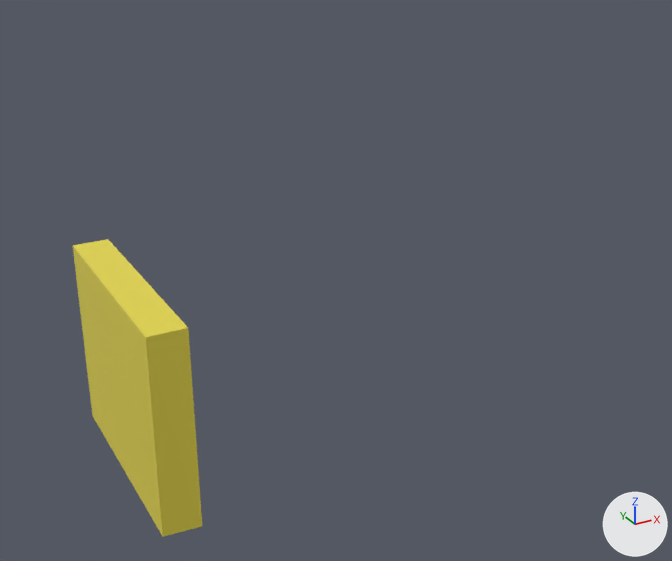
Before and after pictures for a commit that changed the Blender file 3D Files/Standalone/StandAloneModel.blend.
Before and after are seen from a 50 mm camera at (-57.0, -215.0, 150.0) aimed at (72.0, 20.0, 33.0). Every picture has the same lights, and +X, +Y and +Z are marked at lower right.

Objects in the first picture: 'AnalogMeter'.
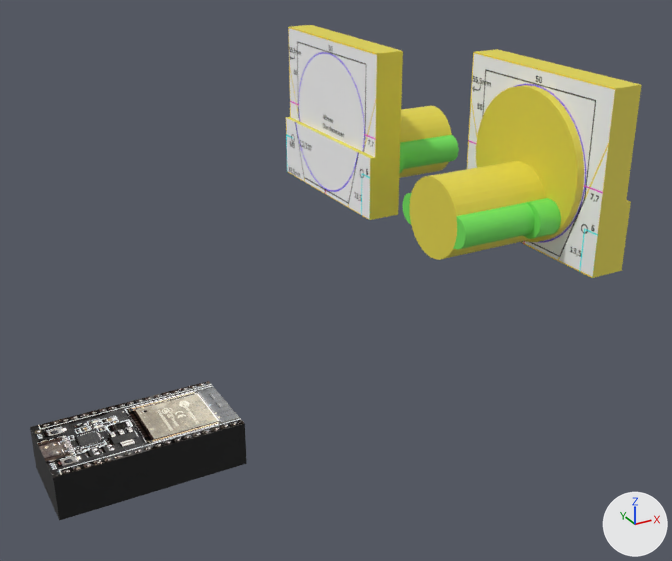
Boxes (x1, y1, x2, y2) around the edits, measured in the pictures (672 x 561 px):
'AnalogMeter', reshaped, moved, rescaled (85% wider, 23% shorter)
    before: (73, 239, 202, 537)
    after: (402, 49, 642, 278)
'AnalogMeter2', added
    after: (286, 25, 459, 220)
    faces in mat_analogmaße_fr_001 (picture img_single_analogmeter_png_001): (286, 27, 377, 220)
    faces in mat_analognormal_002 (yellow #e7d84a): (286, 25, 452, 220)
    faces in mat_analog_001 (green #75e75e): (399, 135, 459, 174)
'ESP32', added
    after: (30, 381, 247, 521)
    faces in mat_top: (30, 381, 244, 478)
    faces in mat_espbase (black #0d0d0d): (30, 423, 247, 521)

The change, as a diff of the scene's bpy script:
```diff
--- a/3D Files/Standalone/StandAloneModel.blend.py
+++ b/3D Files/Standalone/StandAloneModel.blend.py
@@ mat_bot @@
+mat_bot = bpy.data.materials.new('Bot')
+mat_bot.use_nodes = True; mat_bot.node_tree.nodes.clear()
+_N = mat_bot.node_tree.nodes; _L = mat_bot.node_tree.links
+n0 = _N.new('ShaderNodeOutputMaterial'); n0.name = 'Material Output'
+n1 = _N.new('ShaderNodeBackground'); n1.name = 'Background'
+n2 = _N.new('ShaderNodeTexImage'); n2.name = 'Image Texture'
+n2.image = img_esp1_jpg
+_L.new(n1.outputs[0], n0.inputs[0])  # 'Background' to 'Surface'
+_L.new(n2.outputs[0], n1.inputs[0])  # 'Color' to 'Color'
@@ mat_top @@
+mat_top = bpy.data.materials.new('Top')
+mat_top.use_nodes = True; mat_top.node_tree.nodes.clear()
+_N = mat_top.node_tree.nodes; _L = mat_top.node_tree.links
+n0 = _N.new('ShaderNodeOutputMaterial'); n0.name = 'Material Output'
+n1 = _N.new('ShaderNodeBackground'); n1.name = 'Background'
+n2 = _N.new('ShaderNodeTexImage'); n2.name = 'Image Texture'
+n2.image = img_esp2_jpg
+_L.new(n1.outputs[0], n0.inputs[0])  # 'Background' to 'Surface'
+_L.new(n2.outputs[0], n1.inputs[0])  # 'Color' to 'Color'
@@ me_cube_001 @@
 # used by ob_analogmeter; location = (0.0, -0.1, 27.9); scale = (5.0, 31.8, 27.8)
-me_cube_001.from_pydata(...)  # 8 vertices, 6 faces; spans x -1.0..1.01, y -1.03..1.0, z -1.0..1.0
+me_cube_001.from_pydata(...)  # 309 vertices, 159 faces; spans x -49.21..1.0, y -1.0..1.0, z -1.0..4.14
+# me_cube_001 part 1: 6 vertices removed from x -0.99..1.01, y -1.03..0.97, z -1.0..1.0; 307 vertices added at x -49.21..1.0, y -1.0..1.0, z -1.0..4.14
 me_cube_001.materials.append(mat_material_001)
 me_cube_001.materials.append(mat_analogmaße_002)
+me_cube_001.materials.append(mat_analog_002)  # green #75e75e
@@ ob_analogmeter @@
 ob_analogmeter = bpy.data.objects.new('AnalogMeter', me_cube_001)
-ob_analogmeter.location = (0.0, -0.1, 27.9)
-ob_analogmeter.scale = (5.0, 31.8, 27.8)
+ob_analogmeter.location = (139.9, 0.0, 52.3)
+ob_analogmeter.scale = (0.935, 31.8, 10.8)
@@ ob_analogmeter2 @@
+ob_analogmeter2 = bpy.data.objects.new('AnalogMeter2', me_cube_001_1)  # 309 vertices, 159 faces; spans x -49.2..1.0, y -1.0..1.0, z -1.0..4.1; in mat_analogmaße_fr_001 (picture img_single_analogmeter_png_001), mat_analognormal_002 (yellow #e7d84a), mat_analog_001 (green #75e75e)
+ob_analogmeter2.location = (97.5, 72.4, 53.0)
+ob_analogmeter2.rotation_euler = (0.0, 0.0, 3.142)  # degrees (0, 0, 180)
+ob_analogmeter2.scale = (0.935, 31.8, 10.8)
@@ ob_esp32 @@
+ob_esp32 = bpy.data.objects.new('ESP32', me_cube_002)  # 8 vertices, 6 faces; spans x -1.0..1.0, y -1.0..1.0, z -1.0..1.0; in mat_espbase (black #0d0d0d)
+ob_esp32.location = (0.0, 0.0, 6.6)
+ob_esp32.scale = (25.8, 13.1, 6.5)
```
